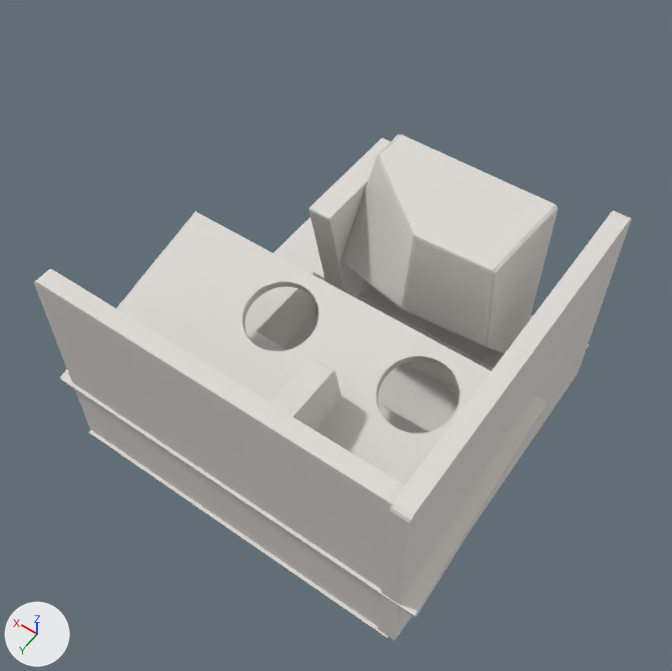
The glTF model public/room.glb as it was, and as the next commit left it.
Camera for both pictures: a 50 mm camera at (-27.2, 38.1, 69.3) aimed at (0.8, -1.1, 7.7). The axes (+X, +Y, +Z) are drawn at lower left. The lights are the same throughout. The picture after the commit comes second. Where no turn or scale is listed for an object, it has been applied to the vertices. Vertices at exactly the same position are counted once.
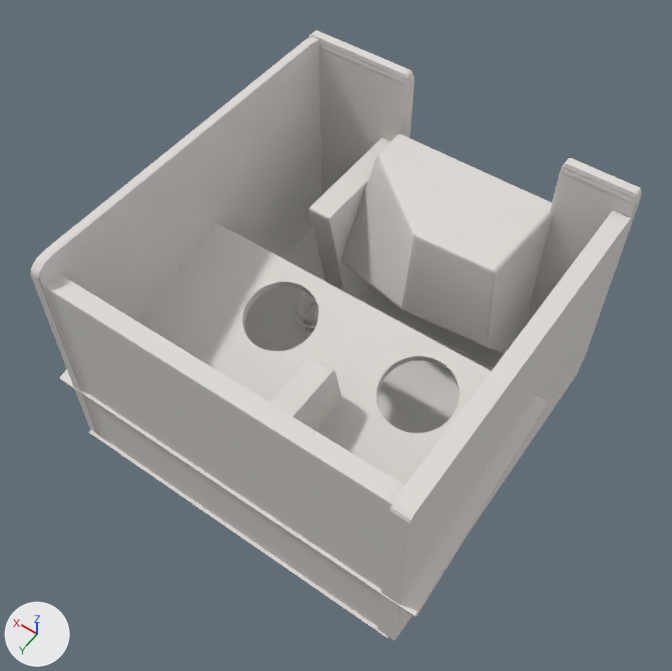
Commit message: Update room 3D model

Location of each change, (x1, y1, x2, y2) in pixels of the pictures (672 x 671 px; the box of a moved part takes in the faces that stretch with it):
'Cube', reshaped, moved, rescaled (20% taller): before (34, 134, 632, 640); after (44, 31, 641, 640)
'Cube.001', added: after (31, 36, 322, 433)
part 1 of me_cube_002, moved or reshaped: (378, 210, 632, 640) in both
part 2 of me_cube_002, moved or reshaped: before (309, 138, 390, 299); after (309, 138, 390, 298)
part 3 of me_cube_002, moved or reshaped: before (342, 134, 558, 353); after (342, 134, 552, 353)
part 4 of me_cube_002, moved or reshaped: before (60, 212, 548, 618); after (60, 223, 548, 618)
part 5 of me_cube_002, moved or reshaped: before (34, 269, 404, 626); after (44, 274, 404, 626)
part 6 of me_cube_002, built on: before (89, 217, 589, 638); after (89, 31, 641, 638)

What the commit changed:
Material 'Material.003' (mat_material_003) is new.
Its base color is (0.745, 0.716, 0.68) (light grey #e0dcd7).
Its roughness is 0.895.
me_cube_002 is used by ob_cube; location (6.5, -13.9, 6.2); scale (1.11, 4.04, 7.98).
me_cube_002 had 1870 vertices, 3710 faces and spanned x -21.6..9.4, y -1.2..7.2, z -1.6..1.7.
me_cube_002 now has 5556 vertices, 11096 faces and spans x -17.5..17.0, y -18.9..15.2, z -6.5..21.7.
me_cube_002 part 1: the loose piece of 96 vertices spanning x -20.5..-19.1, y -0.5..7.2, z -0.8..1.7 is scaled about its middle by (1.11, 4.04, 7.98), then moved by (4.4, -3.7, 9.2), in mat_material_003 (light grey #e0dcd7).
me_cube_002 part 2: the loose piece of 96 vertices spanning x -1.0..1.0, y -1.0..1.8, z -1.0..1.0 is scaled about its middle by (1.11, 4.04, 7.98), then moved by (6.5, -12.7, 6.2).
me_cube_002 part 3: the loose piece of 146 vertices spanning x -15.0..-1.0, y -0.7..1.7, z -0.8..1.3 is scaled about its middle by (1.11, 4.04, 7.98), then moved by (5.7, -12.3, 8.0).
me_cube_002 part 4: the loose piece of 1232 vertices spanning x -21.6..9.4, y 2.7..7.2, z 0.0..0.7 is scaled about its middle by (1.11, 4.04, 7.98), then moved by (5.9, 1.2, 8.6).
me_cube_002 part 5: the loose piece of 96 vertices spanning x -19.4..8.3, y 6.7..7.1, z -0.8..1.7 is scaled about its middle by (1.11, 4.04, 7.98), then moved by (5.9, 7.2, 9.2).
me_cube_002 part 6: 108 vertices removed from x -20.0..8.2, y -1.2..7.2, z -1.6..-0.8; 3890 vertices added at x -16.1..15.8, y -18.9..15.2, z -6.5..21.7.
Other edits to the shape of me_cube_002 do not show in these pictures.
me_cube_002 gains material mat_material_003 (light grey #e0dcd7).
Mesh me_cube is new.
It has 96 vertices, 188 faces and spans x -0.4..0.4, y -16.9..16.9, z -10.9..10.9.
It uses material mat_material_003 (light grey #e0dcd7).
Object 'Cube' (ob_cube) is rescaled from (1.11, 4.04, 7.98) to (1.0, 1.0, 1.0).
Object 'Cube' (ob_cube) moves from (6.5, -13.9, 6.2) to (0.0, 0.0, 0.0).
Object 'Cube.001' (ob_cube_001) is new; it shows me_cube.
Its location is (15.0, -1.8, 10.8).
